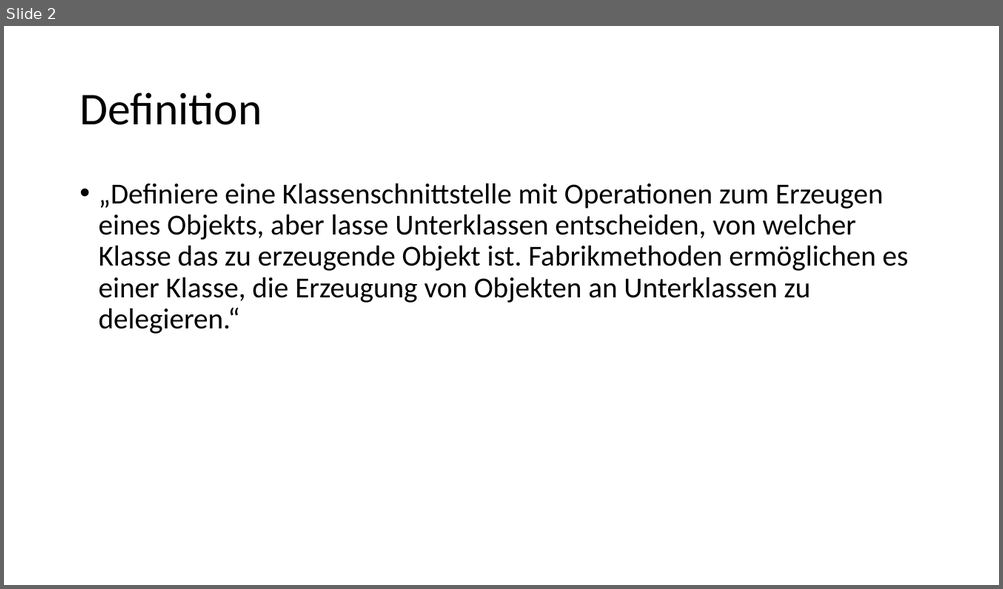
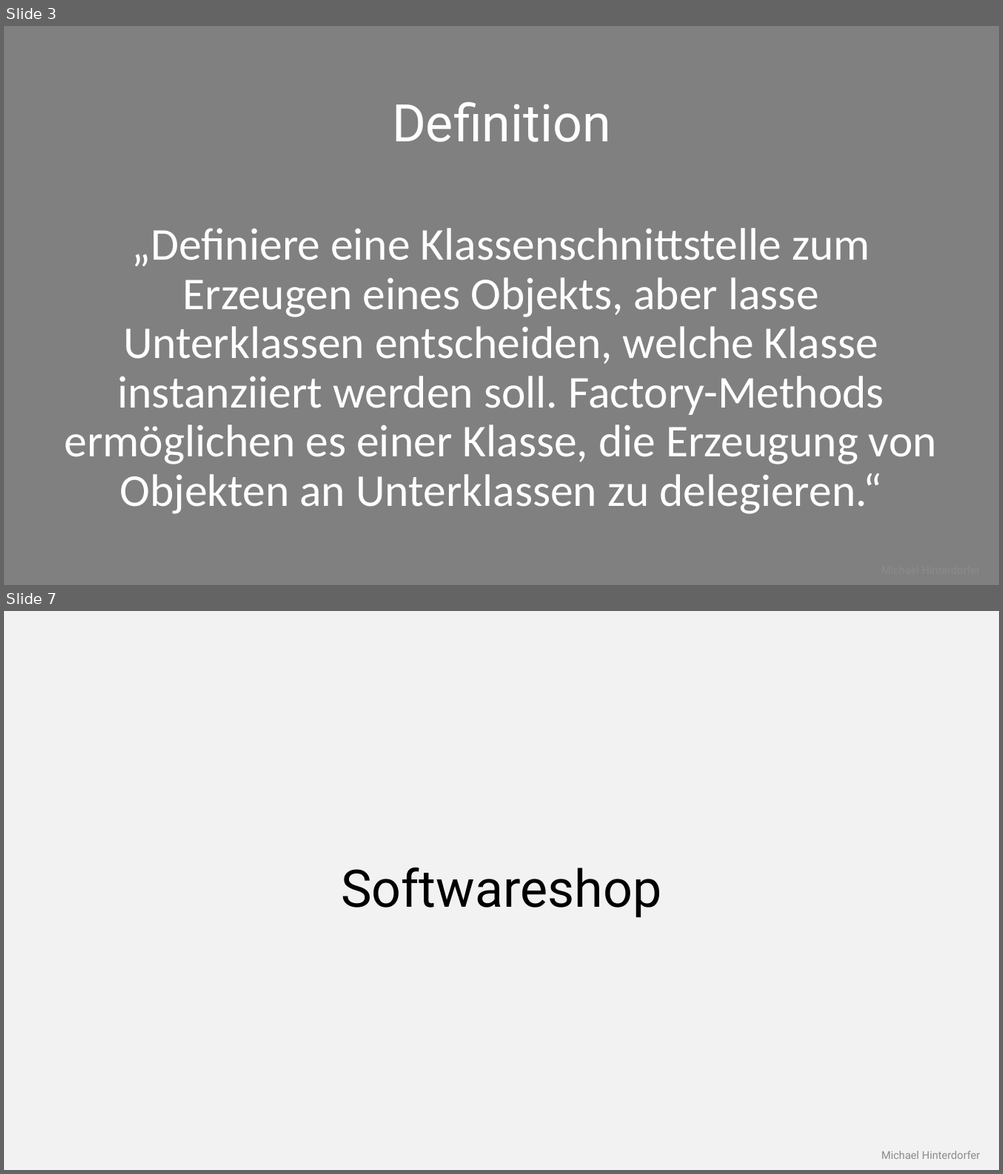
Before and after one commit to mhinterdorfer/FactoryMethod, a slide deck: Presentation/Präsentation.pptx. Shown one above the other, each under a label of ours: slide 2 before the commit, slides 3 and 7 after it; the slides between them are not shown. The pictures are 1003x589 and 1003x1174 pixels, drawn with LibreOffice and Linux fonts; fonts in the diff are those of the drawing. Boxes give left, top, right and bottom in pixels: in the first picture for what was removed or moved away, otherwise in the second. Text is boxed around its words. In the diff, an @@ line names an element or a change of style, - is before the commit and + after.

```diff
--- a/Presentation/Präsentation.pptx
+++ b/Presentation/Präsentation.pptx
@@ slide 7 added at box(4, 611, 999, 1170), background #F2F2F2 @@
@@ title added at box(341, 867, 661, 918), 50 pt, text #000000 @@
+Softwareshop
@@ text added at box(881, 1151, 980, 1159), 10.5 pt, text #8C8C8C @@
+Michael Hinterdorfer
@@ what was slide 2 is now slide 3 @@
@@ slide 3 changed as well @@
@@ background #FFFFFF to #808080 @@
@@ title "Definition": place and size @@
-title "Definition" at box(79, 93, 262, 125)
+title "Definition" at box(392, 102, 611, 142)
@@ title "Definition" at box(392, 102, 611, 142): size 44 to 50 pt, font Calibri to Roboto, text colour #000000 to #FFFFFF; alignment left to centre @@
@@ text at box(65, 228, 936, 514): text changed; size 28 to 44 pt; text colour #000000 to #FFFFFF @@
-• „Definiere eine Klassenschnittstelle mit Operationen zum Erzeugen eines Objekts, aber lasse Unterklassen entscheiden, von welcher Klasse das zu erzeugende Objekt ist. Fabrikmethoden ermöglichen es einer Klasse, die Erzeugung von Objekten an Unterklassen zu delegieren.“
+„Definiere eine Klassenschnittstelle zum Erzeugen eines Objekts, aber lasse Unterklassen entscheiden, welche Klasse instanziiert werden soll. Factory-Methods ermöglichen es einer Klasse, die Erzeugung von Objekten an Unterklassen zu delegieren.“
```
Also in this commit, not shown: 1 other slide changed, 41 other slides added, 5 slides removed.
